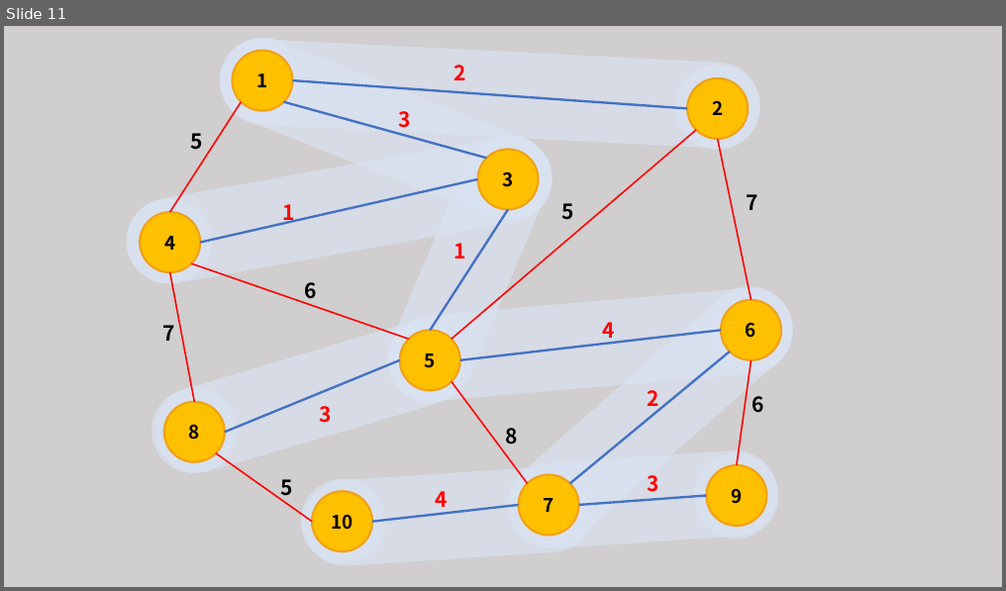
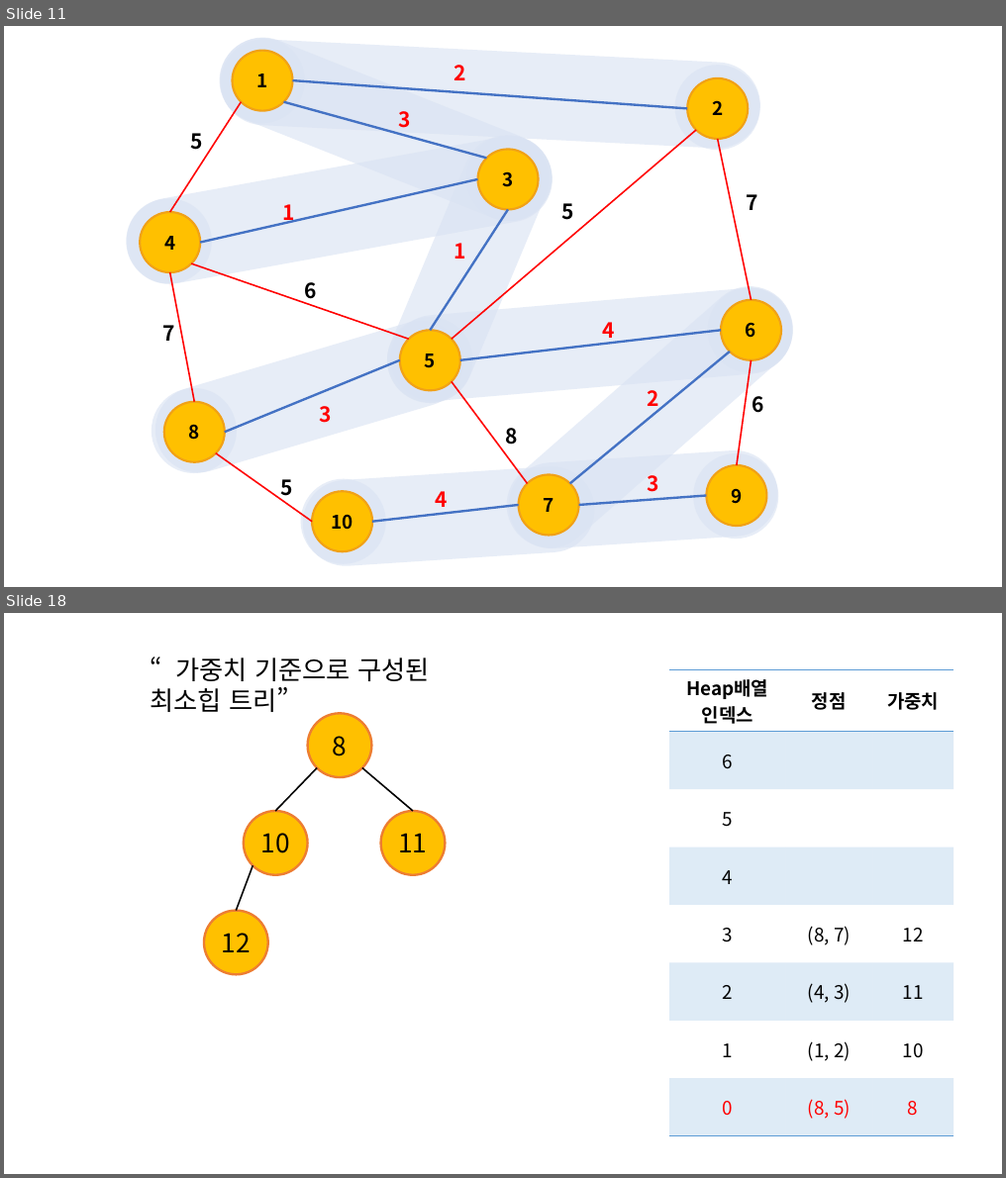
Before and after one commit to comedu20/graph_algorithm, a slide deck: 예제 5_6번/프리젠테이션3.pptx. Shown one above the other, each under a label of ours: slide 11 before the commit, slides 11 and 18 after it; the slides between them are not shown. The pictures are 1006x591 and 1006x1178 pixels, drawn with LibreOffice and Linux fonts; fonts in the diff are those of the drawing. Boxes give left, top, right and bottom in pixels: in the first picture for what was removed or moved away, otherwise in the second. Text is boxed around its words. In the diff, an @@ line names an element or a change of style, - is before the commit and + after.

```diff
--- a/예제 5_6번/프리젠테이션3.pptx
+++ b/예제 5_6번/프리젠테이션3.pptx
@@ slide 18 added at box(4, 613, 1002, 1174), background #FFFFFF @@
@@ text added at box(150, 658, 429, 712), 25 pt, text #000000 @@
+“가중치 기준으로 구성된 최소힙 트리”
@@ table added at box(669, 669, 953, 1129), 8 rows, 3 columns @@
+Heap배열 / 인덱스 | 정점 | 가중치
+6 |  | 
+5 |  | 
+4 |  | 
+3 | (8, 7) | 12
+2 | (4, 3) | 11
+1 | (1, 2) | 10
+0 | (8, 5) | 8
@@ ellipse added at box(308, 713, 372, 777), fill #FFC000, outline #ED7D31 2.25 pt, 25 pt, text #000000 @@
+8
@@ line added from (317, 768) to (275, 811), #000000 1.5 pt @@
@@ line added from (362, 768) to (413, 811), #000000 1.5 pt @@
@@ ellipse added at box(244, 811, 308, 875), fill #FFC000, outline #ED7D31 2.25 pt, 25 pt, text #000000 @@
+10
@@ ellipse added at box(380, 811, 445, 875), fill #FFC000, outline #ED7D31 2.25 pt, 25 pt, text #000000 @@
+11
@@ line added from (252, 866) to (236, 911), #000000 1.5 pt @@
@@ ellipse added at box(204, 911, 268, 975), fill #FFC000, outline #ED7D31 2.25 pt, 25 pt, text #000000 @@
+12
@@ slide 11 changed as well @@
@@ background #D0CECE to #FFFFFF @@
```
Also in this commit, not shown: 22 other slides changed, 4 other slides added, 1 slide removed, 41 other files.
